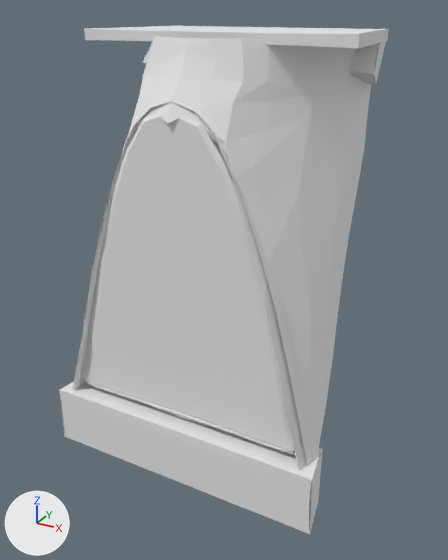
What one commit did to the OBJ model Assets/Reverberate/Models/Wall_Slice.obj.
Both versions are drawn from a 50 mm lens placed at (0.854, -3.916, 1.326), pointed at (0.013, -2.387, 0.561). Lighting does not change. The marker at lower left points along +X, +Y and +Z. Where no turn or scale is listed for an object, it has been applied to the vertices. Vertices at the same position are counted once.

Names of what the first picture shows: 'Wall_Slice'.
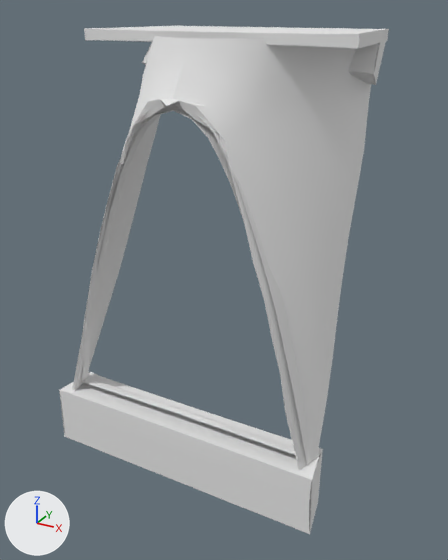
The change, as a list of edits to the scene's bpy script:
```text
Change me_wall_slice:
    where me_wall_slice.from_pydata(...)  # 2238 vertices, 2115 faces; spans x -0.441..0.441, y -2.679..-2.035, z -0.001..1.271
    used by ob_wall_slice; location = (0.0, 0.0, 0.0)
    verts and faces of me_wall_slice; kept vertices keep their numbers, new ones are numbered from 2238
    before: 508 (-0.027, -2.635, 1.082) at pixel (160, 116), 519 (-0.025, -2.624, 1.08), 520 (0.0, -2.625, 1.089), 521 (0.0, -2.648, 1.07) at pixel (167, 123), 522 (-0.068, -2.628, 1.073) at pixel (148, 118)
    before: 523 (-0.063, -2.626, 1.056), 539 (-0.12, -2.614, 1.028) at pixel (135, 134), 1622 (0.027, -2.635, 1.082) at pixel (179, 118), 1633 (0.025, -2.624, 1.08), 1634 (0.068, -2.628, 1.073) at pixel (195, 123)
    before: 1635 (0.063, -2.626, 1.056), 1648 (0.12, -2.614, 1.028) at pixel (217, 143)
    before: 551 (-0.2, -2.617, 0.854), 554 (-0.23, -2.63, 0.754) at pixel (106, 230), 558 (-0.264, -2.629, 0.656) at pixel (99, 261)
    me_wall_slice part 1: the loose piece of 284 vertices spanning x -0.386..0.386, y -2.635..-2.609, z 0.198..1.102 is deleted
    me_wall_slice part 2
    add for i in [519, 520, 1633]: verts[i] += (0.001, 0.003, 0.023)
    add for i in [521, 522, 1634]: verts[i] += (-0.002, 0.004, 0.04)
    add for i in [523, 1635, 1648]: verts[i] += (0.001, 0.002, 0.024)
    add verts[508] = (-0.029, -2.631, 1.123)  # moved, pixel (160, 99)
    add verts[1622] = (0.025, -2.631, 1.123)  # moved, pixel (179, 100)
    add verts[539] = (-0.12, -2.612, 1.052)  # moved, pixel (135, 124)
    me_wall_slice part 3
    add verts[551] = (-0.205, -2.616, 0.857)  # moved, pixel (113, 194)
    add verts[554] = (-0.235, -2.629, 0.757)  # moved, pixel (104, 229)
    add verts[558] = (-0.269, -2.629, 0.658)  # moved, pixel (98, 259)
```

Changed parts and their boxes (x1, y1, x2, y2) in the pictures (448 x 560 px; the box of a moved part takes in the faces that stretch with it):
part 1 of me_wall_slice, deleted
    before: (83, 115, 294, 453)
part 2 of me_wall_slice, moved or reshaped
    before: (120, 95, 233, 176)
    after: (120, 95, 233, 172)
part 3 of me_wall_slice, moved or reshaped
    before: (89, 162, 122, 292)
    after: (89, 162, 124, 292)
